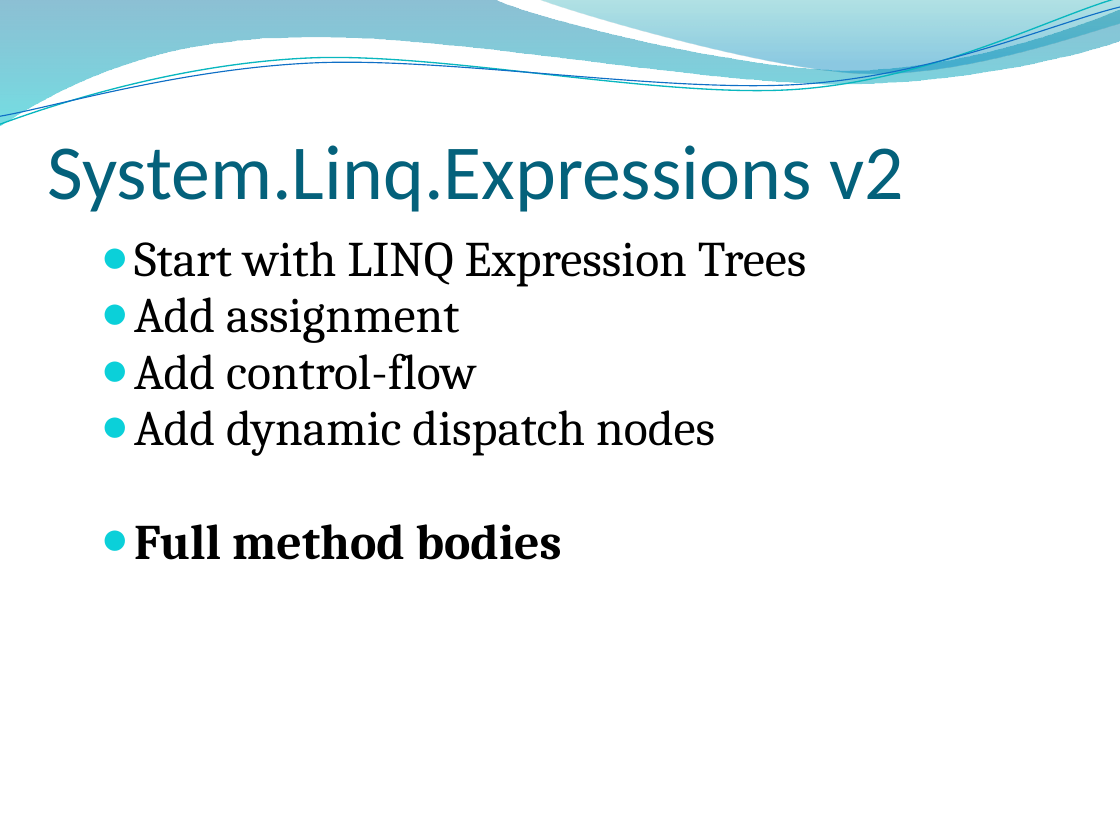
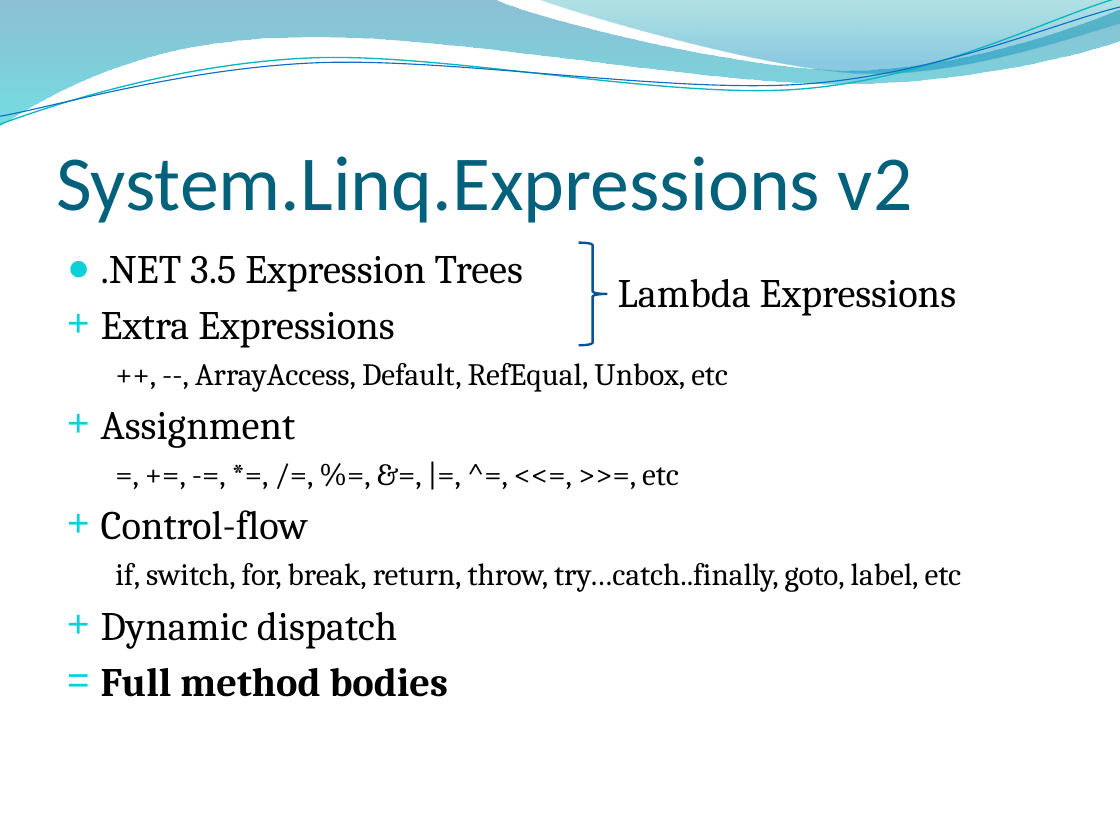
Before and after one commit to dahlbyk/Presentations, a slide deck: slide 21 of DLR/KDahlby.201006.KCDC.DLR.pptx (slide 20 before the commit). Drawn at 1120x840 pixels with LibreOffice and Linux fonts; fonts in the diff are those of the drawing; background and template pictures are left out. Boxes give left, top, right and bottom in pixels: in the first picture for what was removed or moved away, otherwise in the second. Text is boxed around its words. In the diff, an @@ line names an element or a change of style, - is before the commit and + after.

Commit message:
New DLR slides

```diff
--- a/DLR/KDahlby.201006.KCDC.DLR.pptx
+++ b/DLR/KDahlby.201006.KCDC.DLR.pptx
@@ title "System.Linq.Expressions v2": place and size @@
-title "System.Linq.Expressions v2" at <box>47,145,903,212</box>
+title "System.Linq.Expressions v2" at <box>56,156,912,223</box>
@@ title "System.Linq.Expressions v2" at <box>56,156,912,223</box>: vertical alignment top to bottom @@
@@ text ".NET 3.5 Expression Trees": place and size @@
-text ".NET 3.5 Expression Trees" at <box>134,241,807,560</box>
+text ".NET 3.5 Expression Trees" at <box>101,256,962,697</box>
@@ text at <box>101,256,962,649</box>: text changed; size 32 to 20 pt @@
-● Start with LINQ Expression Trees
-● Add assignment
-● Add control-flow
-● Add dynamic dispatch nodes
+● .NET 3.5 Expression Trees
++ Extra Expressions
+  ++, --, ArrayAccess, Default, RefEqual, Unbox, etc
++ Assignment
+  =, +=, -=, *=, /=, %=, &=, |=, ^=, <<=, >>=, etc
++ Control-flow
+  if, switch, for, break, return, throw, try…catch..finally, goto, label, etc
++ Dynamic dispatch
@@ right brace added at <box>579,243,607,346</box>, outline #095295 1.5 pt @@
@@ text added at <box>618,279,956,316</box>, 26 pt, text #000000 @@
+Lambda Expressions
@@ text at <box>101,668,449,697</box>: size 32 to 26 pt in "Full method bodies"; bullet ● to =; line spacing 0.78 to 1; less space between paragraphs @@
```
Also in this commit, not shown: 29 other slides changed, 1 slide added.
